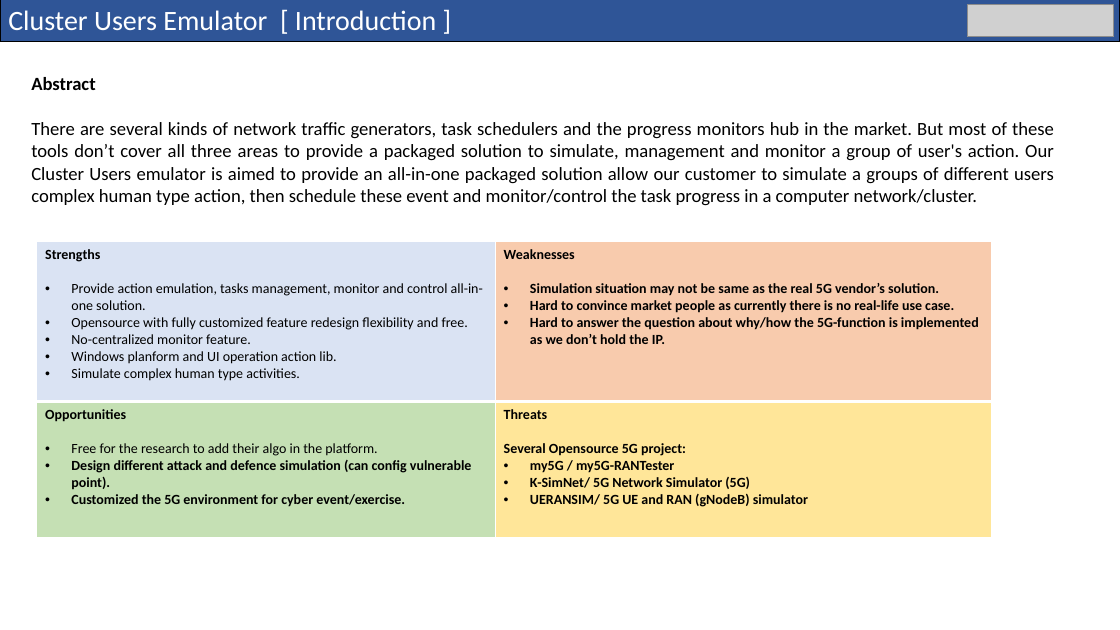
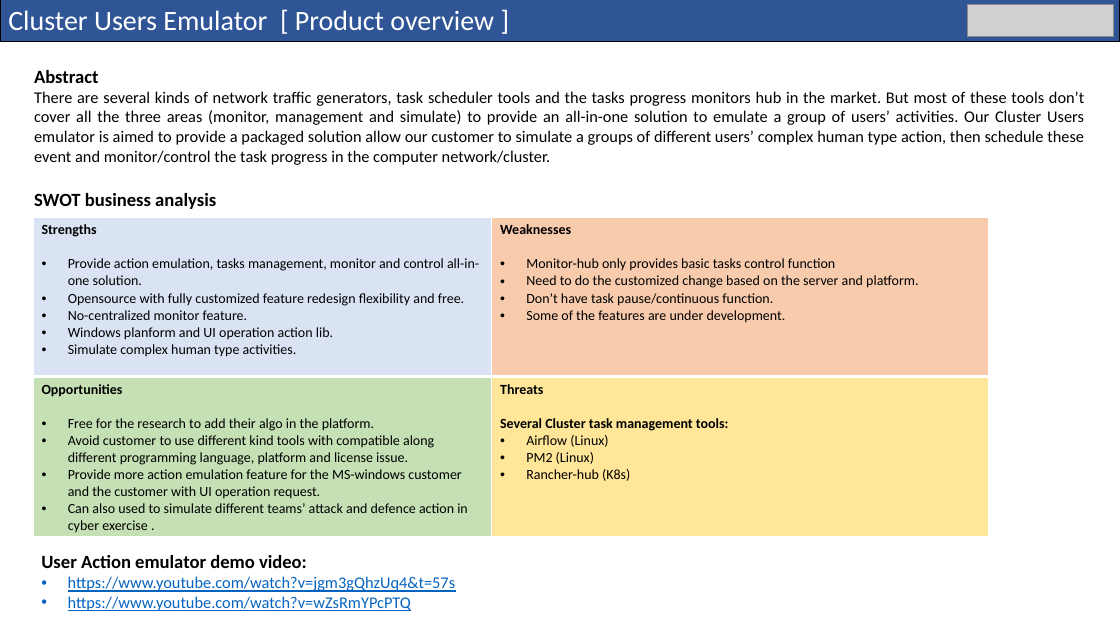
Before and after one commit to LiuYuancheng/Cluster_User_Emulation_System, a slide deck: slide 8 of doc/designDoc.pptx. Drawn at 1120x630 pixels with LibreOffice and Linux fonts; fonts in the diff are those of the drawing; grey boxes stand for pictures. Boxes give left, top, right and bottom in pixels: in the first picture for what was removed or moved away, otherwise in the second. Text is boxed around its words. In the diff, an @@ line names an element or a change of style, - is before the commit and + after.

Commit message:
Update the use case doc.

```diff
--- a/doc/designDoc.pptx
+++ b/doc/designDoc.pptx
@@ text in rectangle at bbox=[8, 10, 494, 30]: text changed @@
-Cluster Users Emulator [ Introduction ]
+Cluster Users Emulator [ Product overview ]
@@ text "Abstract": place and size @@
-text "Abstract" at bbox=[31, 77, 1054, 206]
+text "Abstract" at bbox=[34, 70, 1084, 165]
@@ text at bbox=[34, 91, 1084, 165]: text changed; size 16 to 14 pt @@
-There are several kinds of network traffic generators, task schedulers and the progress monitors hub in the market. But most of these tools don’t cover all three areas to provide a packaged solution to simulate, management and monitor a group of user's action. Our Cluster Users emulator is aimed to provide an all-in-one packaged solution allow our customer to simulate a groups of different users complex human type action, then schedule these event and monitor/control the task progress in a computer network/cluster.
+There are several kinds of network traffic generators, task scheduler tools and the tasks progress monitors hub in the market. But most of these tools don’t cover all the three areas (monitor, management and simulate) to provide an all-in-one solution to emulate a group of users’ activities. Our Cluster Users emulator is aimed to provide a packaged solution allow our customer to simulate a groups of different users’ complex human type action, then schedule these event and monitor/control the task progress in the computer network/cluster.
@@ text added at bbox=[34, 193, 216, 209], 16 pt, text #000000, bold @@
+SWOT business analysis
@@ table at bbox=[33, 218, 988, 537] @@
-row 1, column 2: Weaknesses / Simulation situation may not be same as the real 5G vendor’s solution. / Hard to convince market people as currently there is no real-life use case. / Hard to answer the question about why/how the 5G-function is implemented as we don’t hold the IP.
+row 1, column 2: Weaknesses / Monitor-hub only provides basic tasks control function / Need to do the customized change based on the server and platform. / Don’t have task pause/continuous function. / Some of the features are under development.
-row 2, column 1: Opportunities / Free for the research to add their algo in the platform. / Design different attack and defence simulation (can config vulnerable point). / Customized the 5G environment for cyber event/exercise.
+row 2, column 1: Opportunities / Free for the research to add their algo in the platform. / Avoid customer to use different kind tools with compatible along different programming language, platform and license issue. / Provide more action emulation feature for the MS-windows customer and the customer with UI operation request. / Can also used to simulate different teams’ attack and defence action in cyber exercise .
-row 2, column 2: Threats / Several Opensource 5G project: / my5G / my5G-RANTester / K-SimNet/ 5G Network Simulator (5G) / UERANSIM/ 5G UE and RAN (gNodeB) simulator
+row 2, column 2: Threats / Several Cluster task management tools: / Airflow (Linux) / PM2 (Linux) / Rancher-hub (K8s)
@@ table: place and size @@
-table at bbox=[37, 242, 992, 538]
+table at bbox=[33, 218, 988, 537]
@@ text added at bbox=[41, 555, 456, 611], 14 pt, text #0563C1, underline @@
+User Action emulator demo video:
+• https://www.youtube.com/watch?v=jgm3gQhzUq4&t=57s
+• https://www.youtube.com/watch?v=wZsRmYPcPTQ
```
Also in this commit, not shown: 1 slide added.
